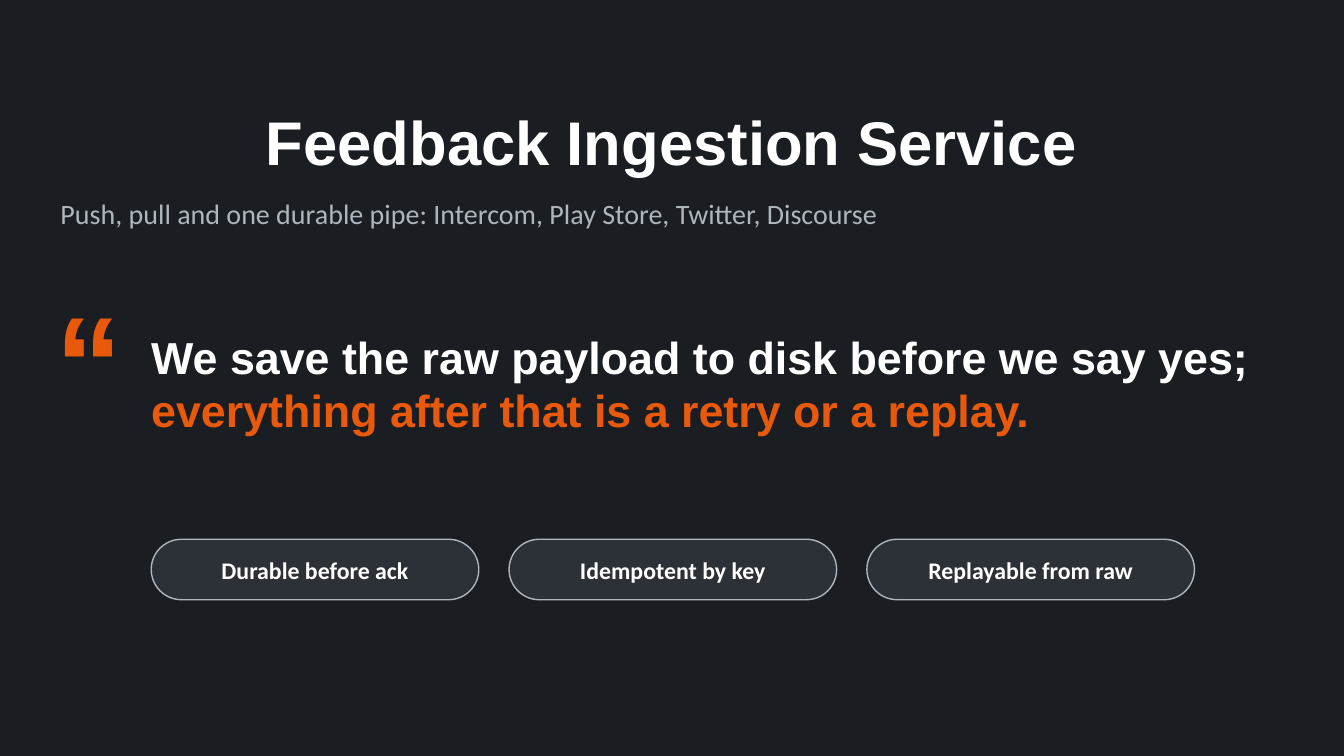
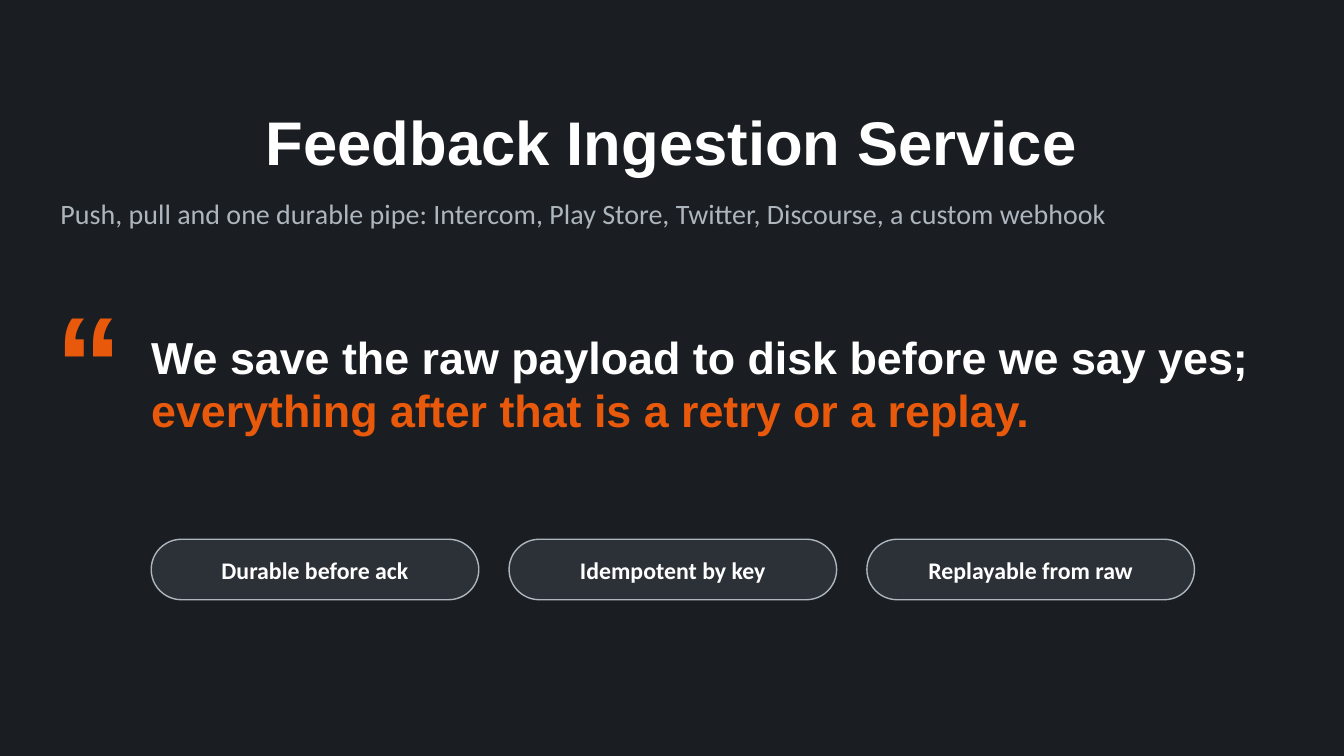
Before and after one commit to regalmoix/feedback-ingest, a slide deck: slide 1 of docs/slides/deck.pptx. Drawn at 1344x756 pixels with LibreOffice and Linux fonts; fonts in the diff are those of the drawing. Boxes give left, top, right and bottom in pixels: in the first picture for what was removed or moved away, otherwise in the second. Text is boxed around its words. In the diff, an @@ line names an element or a change of style, - is before the commit and + after.

```diff
--- a/docs/slides/deck.pptx
+++ b/docs/slides/deck.pptx
@@ text at bbox=[60, 204, 1106, 229]: text changed @@
-Push, pull and one durable pipe: Intercom, Play Store, Twitter, Discourse
+Push, pull and one durable pipe: Intercom, Play Store, Twitter, Discourse, a custom webhook
```
Also in this commit, not shown: 9 other slides changed, 1 slide added, 23 other files.
